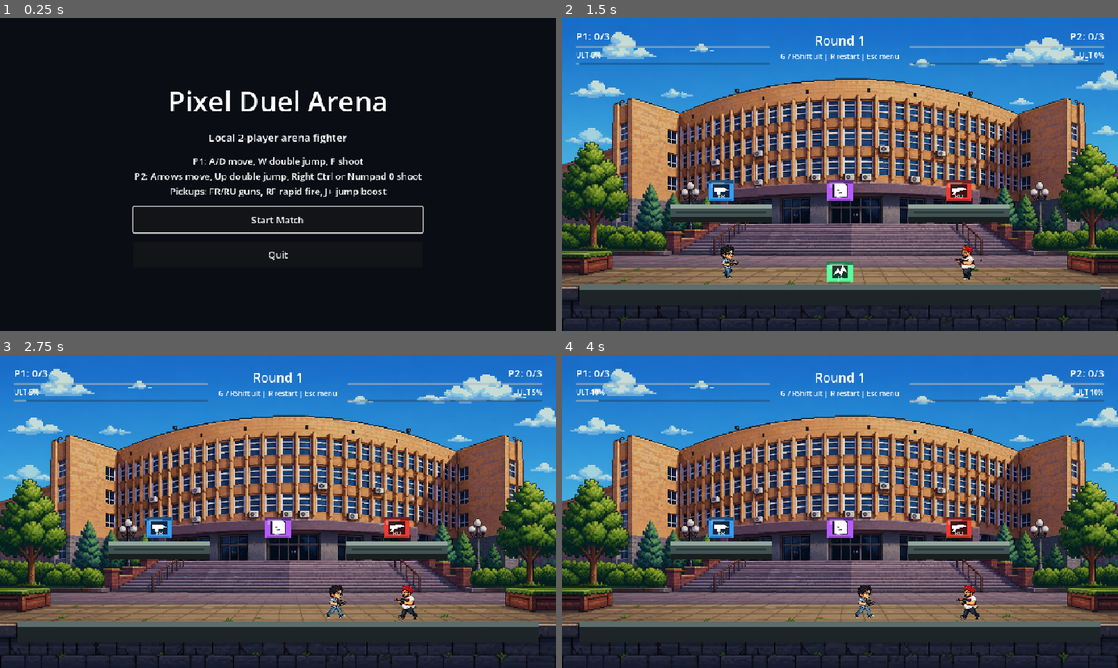
Above: before the commit, frames 1-4 (two rows, left to right).
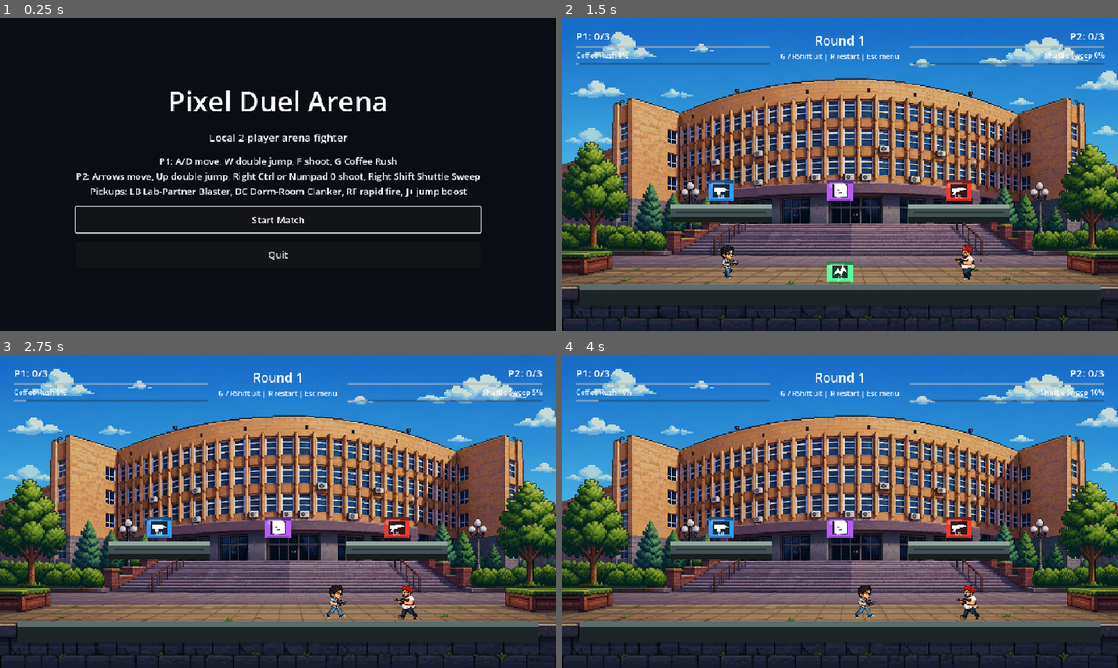
Above: after the commit, the same moments.

Repository: markkarimyan/gamedev
Game: Godot game, scene res://scenes/MainMenu.tscn
Two runs of this game, one before a commit and one after it. Both use one fixed random seed, a clock stepped at 60 frames per second and the inputs below.
Inputs:
- Up to frame 1 (0.25 s): no input
- Up to frame 2 (1.5 s): click "Start Match" at 0.5 s; tap Enter at 1.25 s; hold D from 1.28 s (still down); tap R at 1.35 s
- Up to frame 3 (2.75 s): keep holding D; tap Space at 1.52, 2.27 s; tap G at 2.1 s
- Up to frame 4 (4 s): release D at 2.78 s; hold A 2.78-3.53 s; tap Shift at 2.85 s; hold D from 3.53 s (still down); tap Enter at 3.6 s; tap Space at 3.77 s

The runs differ from the first frame. In frame 1, 3.1% of the frame differs, in the area x 13-87%, y 37-70%; in frame 2, 0.2%; in frame 3, 0.2%; in frame 4, 0.2%.

Commit message:
Address campus readability and naming pass (#12)

Diff:
--- a/scenes/CarUltimate.tscn
+++ b/scenes/CarUltimate.tscn
@@ -84,7 +84,7 @@
 offset_bottom = -6.0
 color = Color(1, 0.95, 0.58, 1)
 
-[node name="HondaBadgeHint" type="ColorRect" parent="."]
+[node name="ShuttleBadgeHint" type="ColorRect" parent="."]
 offset_left = 88.0
 offset_top = -6.0
 offset_right = 94.0
--- a/scenes/HUD.tscn
+++ b/scenes/HUD.tscn
@@ -46,7 +46,7 @@
 unique_name_in_owner = true
 layout_mode = 2
 theme_override_font_sizes/font_size = 12
-text = "ULT 0%"
+text = "Coffee Rush 0%"
 
 [node name="P1Ultimate" type="ProgressBar" parent="Root/TopBar/P1Panel"]
 unique_name_in_owner = true
@@ -95,7 +95,7 @@
 layout_mode = 2
 horizontal_alignment = 2
 theme_override_font_sizes/font_size = 12
-text = "ULT 0%"
+text = "Shuttle Sweep 0%"
 
 [node name="P2Ultimate" type="ProgressBar" parent="Root/TopBar/P2Panel"]
 unique_name_in_owner = true
--- a/scenes/MainMenu.tscn
+++ b/scenes/MainMenu.tscn
@@ -51,7 +51,7 @@
 [node name="Controls" type="Label" parent="Wrap"]
 layout_mode = 2
 theme_override_font_sizes/font_size = 16
-text = "P1: A/D move, W double jump, F shoot\nP2: Arrows move, Up double jump, Right Ctrl or Numpad 0 shoot\nPickups: FR/RU guns, RF rapid fire, J+ jump boost"
+text = "P1: A/D move, W double jump, F shoot, G Coffee Rush\nP2: Arrows move, Up double jump, Right Ctrl or Numpad 0 shoot, Right Shift Shuttle Sweep\nPickups: LB Lab-Partner Blaster, DC Dorm-Room Clanker, RF rapid fire, J+ jump boost"
 horizontal_alignment = 1
 
 [node name="StartButton" type="Button" parent="Wrap"]
--- a/scripts/hud.gd
+++ b/scripts/hud.gd
@@ -26,12 +26,13 @@
 func set_ultimate_charge(player_id: int, charge: float, max_charge: float, is_ready: bool) -> void:
 	var bar := p1_ultimate if player_id == 1 else p2_ultimate
 	var label := p1_ultimate_label if player_id == 1 else p2_ultimate_label
+	var ultimate_name := "Coffee Rush" if player_id == 1 else "Shuttle Sweep"
 	bar.max_value = max_charge
 	bar.value = charge
 	if is_ready:
-		label.text = "G READY" if player_id == 1 else "RSHIFT READY"
+		label.text = "G: %s Ready" % ultimate_name if player_id == 1 else "Right Shift: %s Ready" % ultimate_name
 	else:
-		label.text = "ULT %d%%" % int(round((charge / max_charge) * 100.0))
+		label.text = "%s %d%%" % [ultimate_name, int(round((charge / max_charge) * 100.0))]
 
 
 func set_round(round_number: int) -> void:
--- a/scripts/pickup.gd
+++ b/scripts/pickup.gd
@@ -36,11 +36,11 @@
 func _update_visuals() -> void:
 	match pickup_type:
 		"famas":
-			label.text = "FR"
+			label.text = "LB"
 			body_visual.color = Color(0.2, 0.62, 1.0, 1.0)
 			icon.polygon = PackedVector2Array([Vector2(-11, -4), Vector2(6, -4), Vector2(14, 1), Vector2(-2, 3), Vector2(-2, 8), Vector2(-8, 8), Vector2(-8, 3), Vector2(-11, 3)])
 		"ak":
-			label.text = "RU"
+			label.text = "DC"
 			body_visual.color = Color(0.95, 0.22, 0.18, 1.0)
 			icon.polygon = PackedVector2Array([Vector2(-12, -3), Vector2(8, -5), Vector2(13, -1), Vector2(-4, 3), Vector2(-6, 8), Vector2(-11, 8), Vector2(-9, 3), Vector2(-12, 2)])
 		"rapid":
--- a/scripts/player.gd
+++ b/scripts/player.gd
@@ -325,9 +325,9 @@
 func collect_pickup(pickup_type: String) -> void:
 	match pickup_type:
 		"famas":
-			_apply_weapon("French FAMAS", 11, 0.26, 690.0, Color(0.2, 0.62, 1.0, 1.0))
+			_apply_weapon("Lab-Partner Blaster", 11, 0.26, 690.0, Color(0.2, 0.62, 1.0, 1.0))
 		"ak":
-			_apply_weapon("Russian AK", 17, 0.48, 610.0, Color(1.0, 0.22, 0.16, 1.0))
+			_apply_weapon("Dorm-Room Clanker", 17, 0.48, 610.0, Color(1.0, 0.22, 0.16, 1.0))
 		"rapid":
 			weapon_cooldown = maxf(weapon_cooldown * 0.55, 0.16)
 			weapon_bullet_color = Color(1.0, 0.9, 0.15, 1.0)
@@ -344,9 +344,9 @@
 
 func _apply_starting_weapon() -> void:
 	if player_id == 1:
-		_apply_weapon("French FAMAS", 11, 0.30, 670.0, Color(0.2, 0.62, 1.0, 1.0))
+		_apply_weapon("Lab-Partner Blaster", 11, 0.30, 670.0, Color(0.2, 0.62, 1.0, 1.0))
 	else:
-		_apply_weapon("Russian AK", 15, 0.44, 600.0, Color(1.0, 0.26, 0.18, 1.0))
+		_apply_weapon("Dorm-Room Clanker", 15, 0.44, 600.0, Color(1.0, 0.26, 0.18, 1.0))
 
 
 func _apply_weapon(new_name: String, damage: int, cooldown: float, bullet_speed: float, color: Color) -> void:
--- a/tests/ultimate_system_test.gd
+++ b/tests/ultimate_system_test.gd
@@ -39,6 +39,7 @@
 	await _test_player_1_coffee_modifiers_clear_on_round_reset()
 	await _test_cram_notes_pickup_temporarily_boosts_movement_and_resets()
 	await _test_cram_notes_pickup_is_readable_in_arena_loop_and_preserves_existing_pickups()
+	await _test_public_facing_names_are_campus_parody_and_hud_readable()
 	_finish()
 
 
@@ -310,7 +311,7 @@
 	_assert_true(activations[1] == 0, "Player 1 cannot activate ultimate before ready")
 
 	player_1.add_ultimate_charge(1.0)
-	_assert_true(hud.get_node("%P1UltimateLabel").text == "G READY", "HUD shows Player 1 ultimate ready state")
+	_assert_true(hud.get_node("%P1UltimateLabel").text == "G: Coffee Rush Ready", "HUD shows Player 1 ultimate ready state")
 	game._unhandled_input(_key_press(KEY_G))
 	_assert_true(activations[1] == 1, "Player 1 activates ultimate with G when ready")
 	_assert_true(player_1.ultimate_charge == 0.0, "Ultimate charge is consumed after activation")
@@ -564,9 +565,9 @@
 	var player_1: Player = game.get_node("%Player1")
 	var starting_cooldown := player_1.weapon_cooldown
 	player_1.collect_pickup("ak")
-	_assert_true(player_1.weapon_name == "Russian AK", "Existing AK pickup still swaps weapons")
+	_assert_true(player_1.weapon_name == "Dorm-Room Clanker", "Existing heavy rifle pickup still swaps weapons")
 	player_1.collect_pickup("famas")
-	_assert_true(player_1.weapon_name == "French FAMAS", "Existing FAMAS pickup still swaps weapons")
+	_assert_true(player_1.weapon_name == "Lab-Partner Blaster", "Existing fast rifle pickup still swaps weapons")
 	player_1.collect_pickup("rapid")
 	_assert_true(player_1.weapon_cooldown < starting_cooldown, "Existing rapid-fire pickup still lowers weapon cooldown")
 	player_1.collect_pickup("jump_boost")
@@ -579,6 +580,60 @@
 	await process_frame
 
 
+func _test_public_facing_names_are_campus_parody_and_hud_readable() -> void:
+	var game := GAME_SCENE.instantiate()
+	root.add_child(game)
+	await process_frame
+
+	var hud: HUD = game.get_node("%HUD")
+	hud.set_ultimate_charge(1, 42.0, Player.MAX_ULTIMATE_CHARGE, false)
+	hud.set_ultimate_charge(2, 87.0, Player.MAX_ULTIMATE_CHARGE, false)
+	_assert_true(hud.get_node("%P1UltimateLabel").text == "Coffee Rush 42%", "HUD names Player 1 ultimate while charging")
+	_assert_true(hud.get_node("%P2UltimateLabel").text == "Shuttle Sweep 87%", "HUD names Player 2 ultimate while charging")
+
+	hud.set_ultimate_charge(1, Player.MAX_ULTIMATE_CHARGE, Player.MAX_ULTIMATE_CHARGE, true)
+	hud.set_ultimate_charge(2, Player.MAX_ULTIMATE_CHARGE, Player.MAX_ULTIMATE_CHARGE, true)
+	_assert_true(hud.get_node("%P1UltimateLabel").text == "G: Coffee Rush Ready", "HUD ready prompt includes Player 1 key and ultimate name")
+	_assert_true(hud.get_node("%P2UltimateLabel").text == "Right Shift: Shuttle Sweep Ready", "HUD ready prompt includes Player 2 key and ultimate name")
+
+	var player_1: Player = game.get_node("%Player1")
+	player_1.collect_pickup("famas")
+	_assert_true(player_1.weapon_name == "Lab-Partner Blaster", "Fast rifle pickup uses campus parody naming")
+	player_1.collect_pickup("ak")
+	_assert_true(player_1.weapon_name == "Dorm-Room Clanker", "Heavy rifle pickup uses campus parody naming")
+
+	game.queue_free()
+	await process_frame
+
+	var fast_pickup := PICKUP_SCENE.instantiate()
+	fast_pickup.pickup_type = "famas"
+	root.add_child(fast_pickup)
+	await process_frame
+	_assert_true(fast_pickup.get_node("%Label").text == "LB", "Fast rifle pickup label matches its campus parody name")
+	fast_pickup.queue_free()
+	await process_frame
+
+	var heavy_pickup := PICKUP_SCENE.instantiate()
+	heavy_pickup.pickup_type = "ak"
+	root.add_child(heavy_pickup)
+	await process_frame
+	_assert_true(heavy_pickup.get_node("%Label").text == "DC", "Heavy rifle pickup label matches its campus parody name")
+	heavy_pickup.queue_free()
+	await process_frame
+
+	var menu_text := FileAccess.get_file_as_string("res://scenes/MainMenu.tscn")
+	_assert_true(menu_text.contains("Coffee Rush") and menu_text.contains("Shuttle Sweep"), "Main menu teaches named ultimates")
+	_assert_true(not _contains_any(menu_text, ["FAMAS", " AK", "Red Bull", "Honda"]), "Main menu avoids real-world brand and weapon references")
+
+	var readme_text := FileAccess.get_file_as_string("res://README.md")
+	_assert_true(readme_text.contains("Lab-Partner Blaster") and readme_text.contains("Dorm-Room Clanker"), "README uses public campus-comedy pickup names")
+	_assert_true(not _contains_any(readme_text, ["FAMAS", " AK", "Red Bull", "Honda"]), "README avoids real-world brand and weapon references")
+
+	var pass_text := FileAccess.get_file_as_string("res://docs/readability-and-naming-pass.md")
+	_assert_true(pass_text.contains("Player, bullet, pickup, ultimate, hazard, platform, and background readability reviewed"), "Readability pass records the cross-arena review")
+	_assert_true(pass_text.contains("No follow-up issues required"), "Readability pass records follow-up issue decision")
+
+
 func _key_press(keycode: Key) -> InputEventKey:
 	var event := InputEventKey.new()
 	event.keycode = keycode
@@ -606,6 +661,13 @@
 		if is_instance_of(child, type):
 			return child
 	return null
+
+
+func _contains_any(text: String, needles: Array[String]) -> bool:
+	for needle in needles:
+		if text.contains(needle):
+			return true
+	return false
 
 
 func _assert_true(condition: bool, message: String) -> void:
Not shown, changed: README.md
Not shown, added: docs/readability-and-naming-pass.md
